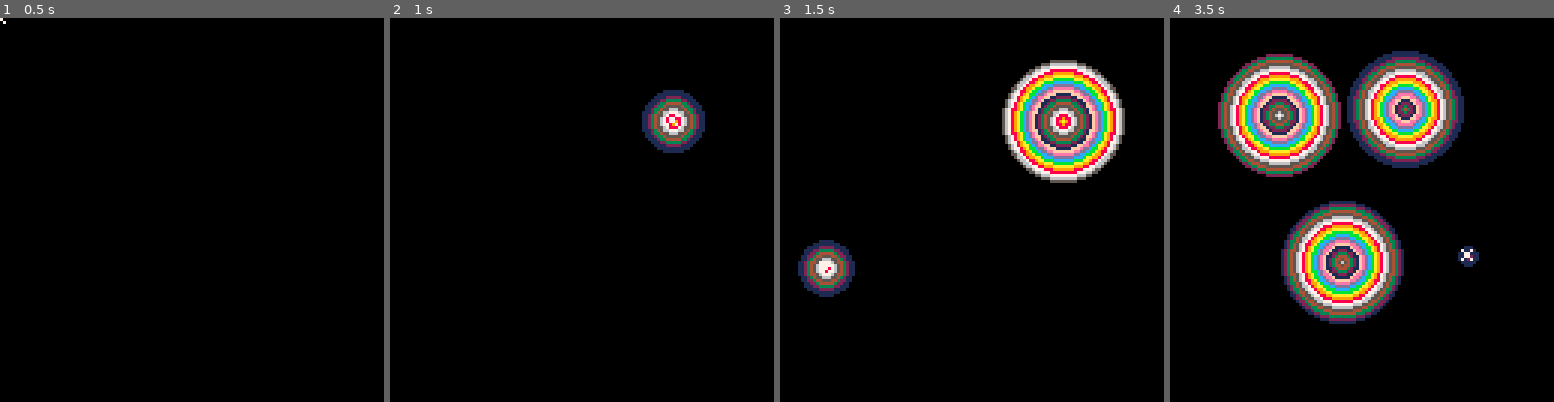
Above: before the commit, frames 1-4 (left to right).
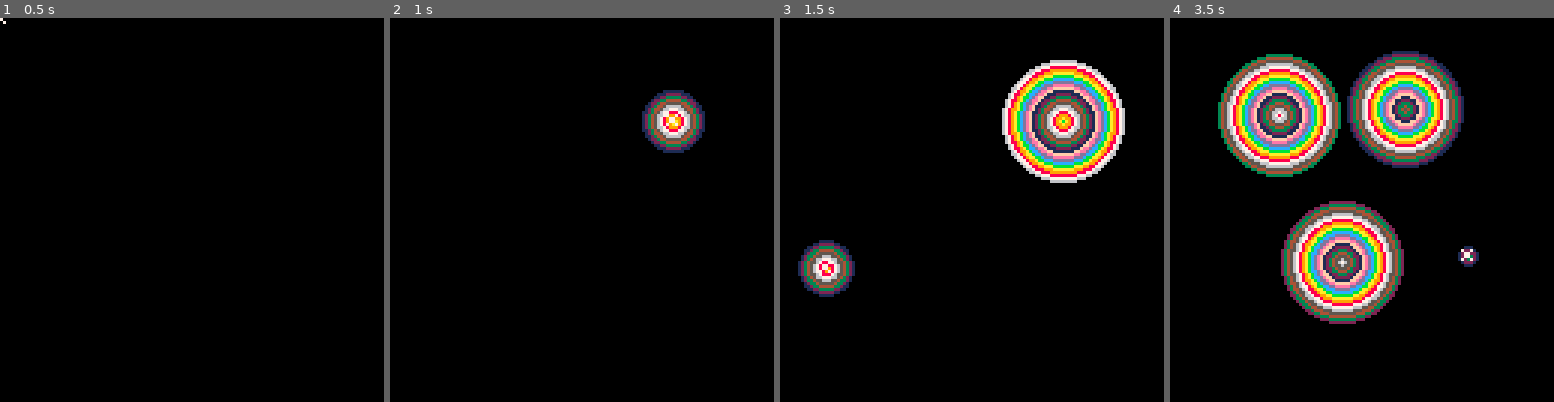
Above: after the commit, the same moments.

Repository: Sonat-Consulting/fagdag-pico8
Game: PICO-8 cartridge planlegging/Missile/missile.p8
The game is run twice, just before and just after one commit, with the same random seed, the same clock (stepped at 60 frames per second) and the same inputs.
Inputs (mouse positions are in pixels of both pictures, inside the frame that each line leads up to):
- Up to frame 1 (0.5 s): no input
- Up to frame 2 (1 s): click (670, 121) at 0.67 s
- Up to frame 3 (1.5 s): click (826, 267) at 1.22 s
- Up to frame 4 (3.5 s): click (1277, 114) at 1.77 s; click (1342, 259) at 2.32 s; click (1404, 106) at 2.87 s; click (1465, 256) at 3.42 s

Frame 1 is identical in both runs. In frame 2, 1.6% of the frame differs, in the area x 66-82%, y 19-35%; in frame 3, 9.3%; in frame 4, 23%, in the area x 12-80%, y 9-80%.

Commit message:
some small tweaks

Diff:
--- a/planlegging/Missile/missile.p8
+++ b/planlegging/Missile/missile.p8
@@ -15,8 +15,8 @@
 function _update()
     mouse:update()
 
-    if mouse:isdown(buttons.left) then
-        local explosion = explosion:new({x = mouse.x, y = mouse.y, starttime = t})
+    if mouse:ispressed(buttons.left) then
+        local explosion = explosion:new({x = mouse.x, y = mouse.y})
         add(explosions, explosion)
     end
 
@@ -110,10 +110,14 @@
     alive = true
 }
 
---call with {x=...,y=...,starttime=...}
+--call with {x=...,y=...,}
 function explosion:new(o)
-	self.__index = self
-	return setmetatable(o or {}, self)
+    --self is the "default" explosion table declared earlier
+    self.__index = self
+    local obj = setmetatable(o or {}, self)
+    -- obj is our new, "constructed" instance
+    obj.starttime = t
+    return obj
 end
 
 function explosion:draw()
--- a/planlegging/Pong/pong.p8
+++ b/planlegging/Pong/pong.p8
@@ -10,7 +10,7 @@
 paddleheight = 24
 paddlemargin = 2
 
-gamespeed=2
+gamespeed=1.5
 
 ballsize = 2
 
--- a/planlegging/Snake/snake_sprites.p8
+++ b/planlegging/Snake/snake_sprites.p8
@@ -67,7 +67,7 @@
  	    length += 1
  	    spawnfood()
     end
-    add(trail, {x = x,y = y})
+    add(trail, {x = x, y = y})
     if #trail > length then
         del(trail, trail[1])
     end
@@ -76,7 +76,7 @@
 
 function gameover()
 	alive = false
-	cursor(50, 50, 0)
+	cursor(30, 30, 0)
 	print("game over")
 	print("score: "..length - 2)
 	print("press ❎ to restart")
